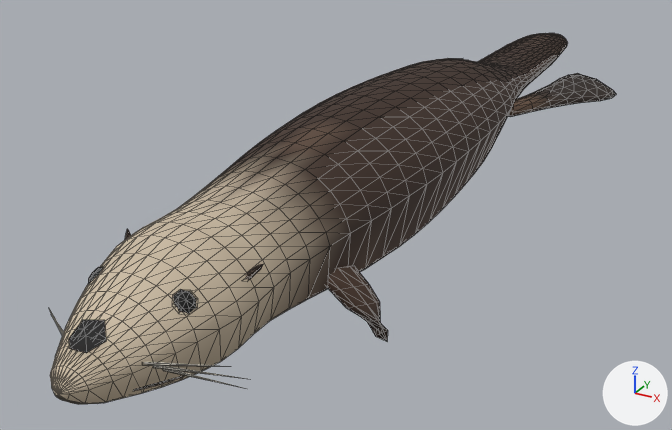
Two versions of the glTF model assets/models/marine/sea-otter.glb, one commit apart.
Rendered twice from a 50 mm camera at (0.34, -0.773, 0.286) aimed at (-0.048, -0.067, -0.067). The axes (+X, +Y, +Z) are drawn at lower right. The lights are the same throughout. The first picture is the older version. Mesh edges are drawn as thin lines. Vertices at exactly the same position are counted once.

Before the edit, the objects in view are built like this:
```python
me_mesh_0 = bpy.data.meshes.new('Mesh_0')
me_mesh_0.from_pydata(...)  # 1675 vertices, 3262 faces; spans x -0.123..0.123, y -0.47..0.454, z -0.077..0.066
me_mesh_0.materials.append(mat_painted_skin)
ob_sea_otter_body = bpy.data.objects.new('sea-otter-body', me_mesh_0)
ob_sea_otter_body.location = (0.0, 0.0, 0.0)
```
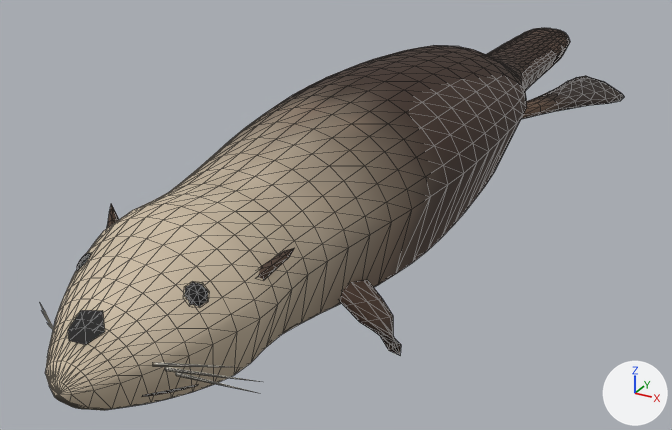
Boxes (x1, y1, x2, y2) around the edits, measured in the pictures (672 x 430 px; the box of a moved part takes in the faces that stretch with it):
'sea-otter-body', reshaped: before (49, 33, 616, 404); after (41, 28, 624, 410)
part 1 of me_mesh_0, moved or reshaped: before (326, 266, 388, 341); after (340, 280, 401, 355)
part 2 of me_mesh_0, moved or reshaped: before (508, 73, 616, 117); after (521, 76, 624, 119)
part 3 of me_mesh_0, moved or reshaped: before (173, 289, 196, 313); after (185, 282, 208, 307)
part 4 of me_mesh_0, moved or reshaped: before (88, 266, 104, 284); after (77, 253, 91, 271)
part 5 of me_mesh_0, moved or reshaped: before (69, 320, 106, 353); after (68, 310, 105, 345)
part 6 of me_mesh_0, moved or reshaped: before (133, 375, 184, 391); after (142, 384, 198, 397)
part 7 of me_mesh_0, moved or reshaped: before (144, 362, 216, 366); after (154, 362, 232, 367)
part 8 of me_mesh_0, moved or reshaped: before (153, 365, 247, 379); after (165, 367, 261, 382)
part 9 of me_mesh_0, moved or reshaped: before (163, 369, 243, 388); after (176, 372, 257, 393)
part 10 of me_mesh_0, moved or reshaped: before (49, 309, 63, 336); after (41, 305, 53, 330)
part 11 of me_mesh_0, moved or reshaped: before (50, 33, 568, 404); after (45, 28, 570, 410)
part 12 of me_mesh_0, recoloured: before (230, 33, 567, 289); after (215, 28, 569, 304)
part 13 of me_mesh_0, recoloured: before (120, 171, 310, 371); after (108, 154, 327, 385)
part 14 of me_mesh_0, recoloured: before (193, 142, 350, 320); after (181, 122, 369, 334)

The edits, one by one:
me_mesh_0 is used by ob_sea_otter_body; location (0.0, 0.0, 0.0).
me_mesh_0 had 1675 vertices, 3262 faces and spanned x -0.123..0.123, y -0.47..0.454, z -0.077..0.066.
me_mesh_0 now has 1675 vertices, 3262 faces and spans x -0.133..0.133, y -0.47..0.454, z -0.087..0.082.
me_mesh_0 part 1: the loose piece of 41 vertices spanning x 0.03..0.087, y -0.249..-0.222, z -0.077..-0.022 is moved by (0.011, 0.001, -0.009).
me_mesh_0 part 2: the loose piece of 82 vertices spanning x 0.033..0.123, y 0.145..0.309, z -0.018..0.0 is moved by (0.01, -0.001, -0.002).
me_mesh_0 part 3: the loose piece of 34 vertices spanning x 0.026..0.04, y -0.405..-0.39, z 0.015..0.028 is moved by (0.009, 0.0, 0.007).
me_mesh_0 part 4: the loose piece of 34 vertices spanning x -0.04..-0.026, y -0.405..-0.39, z 0.015..0.028 is moved by (-0.009, 0.0, 0.007).
me_mesh_0 part 5: the loose piece of 7 vertices spanning x -0.011..0.012, y -0.455..-0.434, z 0.01..0.02 is moved by (0.0, 0.0, 0.006).
me_mesh_0 part 6: the loose piece of 10 vertices spanning x 0.027..0.04, y -0.44..-0.41, z -0.02..-0.015 is scaled about its middle by (1.25, 1, 1.26), then moved by (0.008, 0.0, -0.002).
me_mesh_0 part 7: the loose piece of 10 vertices spanning x 0.029..0.07, y -0.434..-0.405, z -0.006..0.0 is moved by (0.008, 0.0, 0.002).
me_mesh_0 part 8: the loose piece of 10 vertices spanning x 0.033..0.078, y -0.429..-0.398, z -0.017..-0.003 is moved by (0.008, 0.0, 0.001).
me_mesh_0 part 9: the loose piece of 10 vertices spanning x 0.035..0.074, y -0.424..-0.397, z -0.025..-0.007 is moved by (0.009, 0.0, 0.0).
me_mesh_0 part 10: the loose piece of 10 vertices spanning x -0.07..-0.029, y -0.434..-0.405, z -0.006..0.0 is moved by (-0.008, 0.0, 0.002).
me_mesh_0 part 11: 1272 of 1675 vertices moved; they spanned x -0.073..0.073, y -0.468..0.45, z -0.068..0.066 and now span x -0.091..0.091, y -0.468..0.45, z -0.085..0.082; mean shift (0.0, 0.0, 0.0); largest move (0.054, -0.344, 0.029) -> (0.072, -0.337, 0.041).
me_mesh_0 part 12: 556 faces centred in x -0.071..0.071, y -0.251..0.436, z -0.067..0.065 are repainted in the vertex colours; the middle colour goes from brown #4a362a to brown #5f4c3f.
me_mesh_0 part 13: 216 faces centred in x -0.054..0.054, y -0.382..-0.275, z -0.046..0.051 are repainted in the vertex colours; the middle colour goes from beige #b8a790 to beige #b8a891.
me_mesh_0 part 14: 127 faces centred in x -0.058..0.057, y -0.305..-0.226, z -0.055..0.057 are repainted in the vertex colours; the middle colour goes from brown #746657 to beige #a59680.
Other edits to the shape of me_mesh_0 do not show in these pictures.
